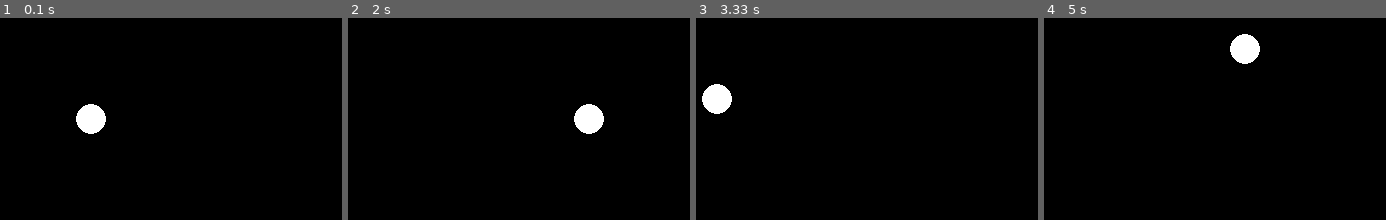
Above: before the commit, frames 1-4 (left to right).
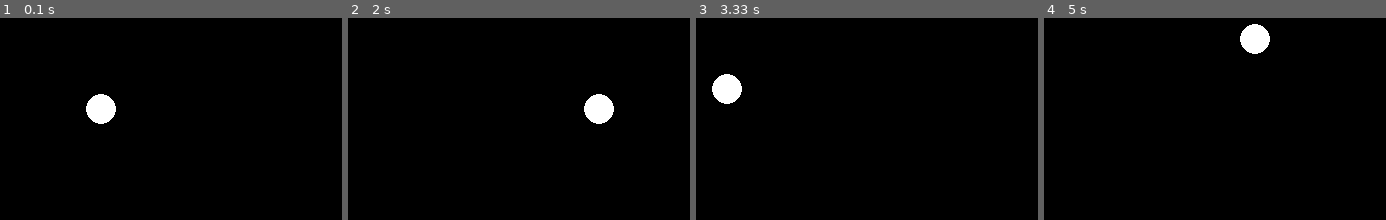
Above: after the commit, the same moments.

Repository: MaxRohowsky/pygame-tutorials
Game: pygame game, started from Part-02.py
Same seed, same stepped clock (60 frames per second), same inputs: the game is played once before the commit and once after it.
Inputs:
- Up to frame 1 (0.1 s): no input
- Up to frame 2 (2 s): hold Right 0.33-0.8 s; hold Left from 1.67 s (still down)
- Up to frame 3 (3.33 s): release Left at 2.2 s; hold Down 2.23-2.53 s; hold Up from 3 s (still down)
- Up to frame 4 (5 s): release Up at 3.37 s; hold Right 3.4-4.03 s; hold Left 4.47-4.93 s; hold Right from 4.97 s (still down)

The runs differ from the first frame. In frame 1, 1.2% of the frame differs, in the area x 22-34%, y 37-58%; in frame 2, 1.2%; in frame 3, 1.2%; in frame 4, 1.2%.

Commit message:
small change

Diff:
--- a/Part-02.py
+++ b/Part-02.py
@@ -4,8 +4,8 @@
 win = pygame.display.set_mode((500, 500))
 pygame.display.set_caption("First Game")
 
-x = 240
-y = 250
+x = 250
+y = 240
 radius = 15
 vel = 10
 
